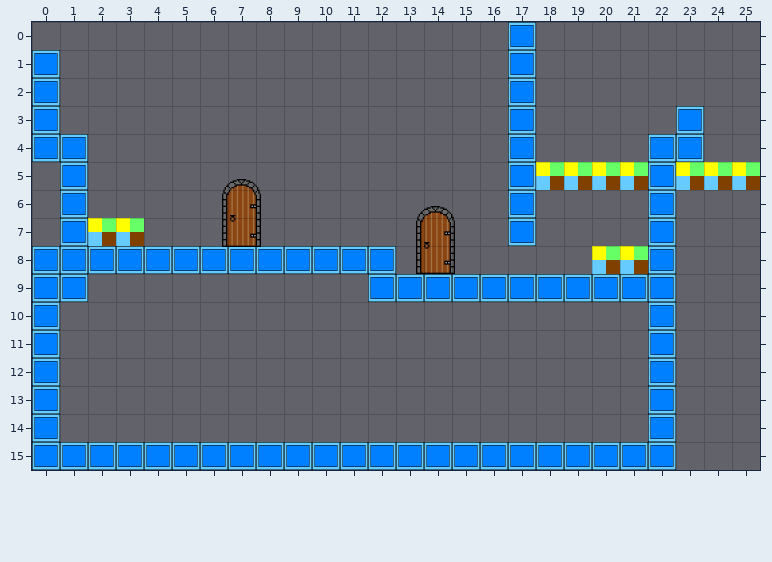
Level history. Tiled map: GXP1_1_Animation/GXPAnimation/GXPEngine/bin/Debug/map1.tmx. Above is the file before it was changed.
Cells are 64x64 px. Shown: x 0..25, y 0..15.
The same view after the edit:
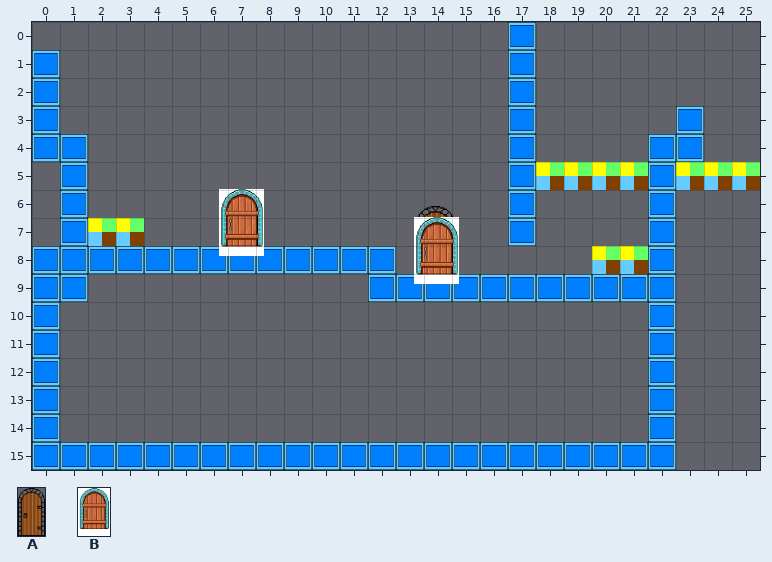
Key: from "door": A 0; from "doorbetter": B 0.
Objects are placed by their top-left corner, in cells (3,4 is the top-left corner of cell 3,4); size is 1x1 cell unless given.
Changes in this commit:
Layer "Object Layer 1":
added: B "Door A better" at 6.7,6 size 1.6x2.4
added: B "door B better (needs more co" at 13.6,7 size 1.6x2.4
removed: A "Door A" at 6.8,5.6 size 1.4x2.4
